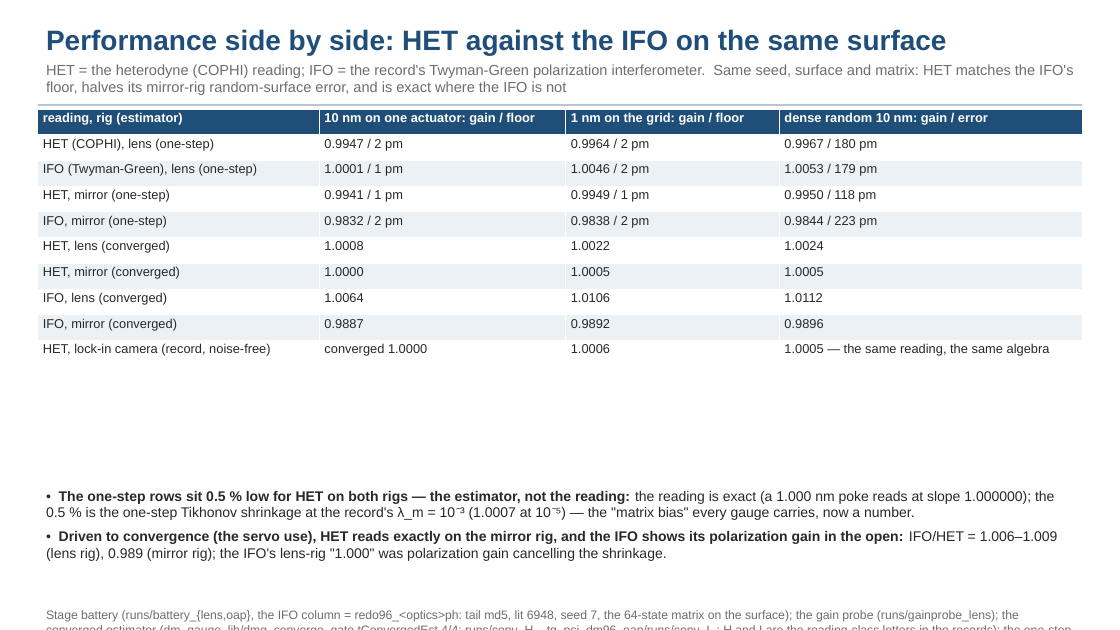
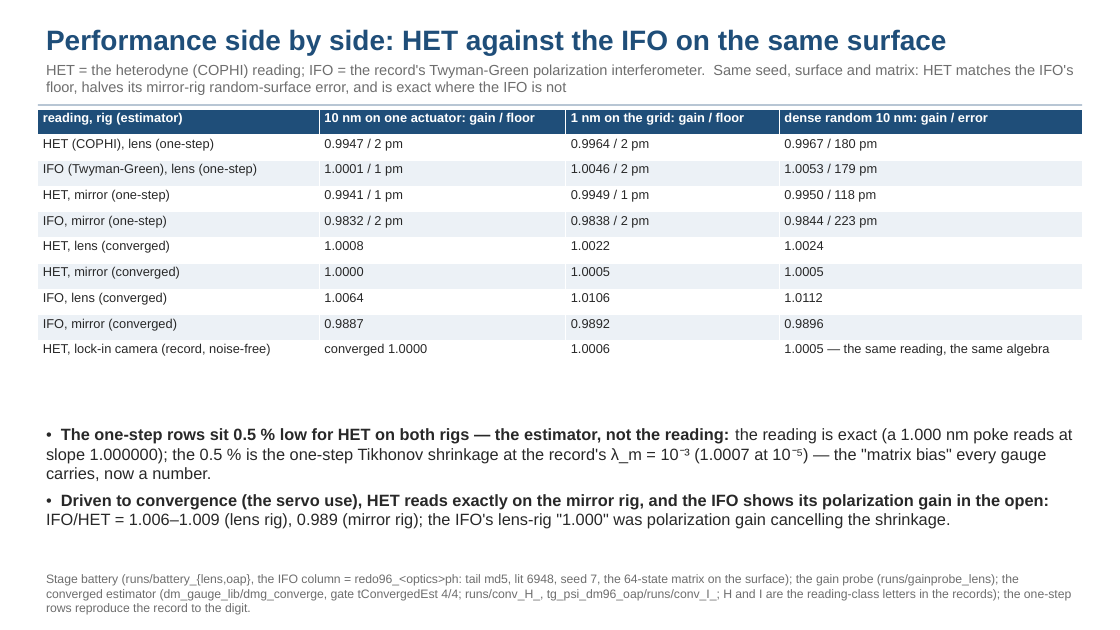
Before and after one commit to nasa-jpl/macos, a slide deck: slide 12 of demo_session/deck_cophi.pptx. Drawn at 1120x630 pixels with LibreOffice and Linux fonts; fonts in the diff are those of the drawing. Boxes give left, top, right and bottom in pixels: in the first picture for what was removed or moved away, otherwise in the second. Text is boxed around its words. In the diff, an @@ line names an element or a change of style, - is before the commit and + after.

```diff
--- a/demo_session/deck_cophi.pptx
+++ b/demo_session/deck_cophi.pptx
@@ text "• The one-step rows sit ...": place and size @@
-text "• The one-step rows sit ..." at bbox=[46, 491, 1058, 561]
+text "• The one-step rows sit ..." at bbox=[46, 428, 1073, 529]
@@ text "• The one-step rows sit ..." at bbox=[46, 428, 1073, 529]: size 12 to 14 pt @@
@@ text "Stage battery (runs/battery_{lens,oap}, the IFO ..." rewrapped from bbox=[46, 610, 1019, 622] to bbox=[46, 574, 1071, 601] @@
```
Also in this commit, not shown: 5 other slides changed, 5 other files.
